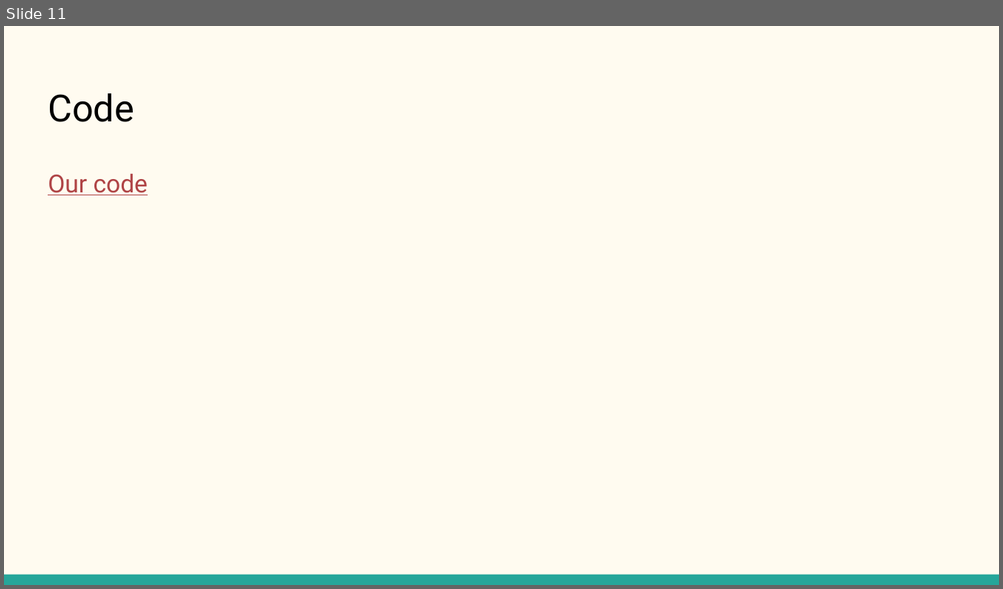
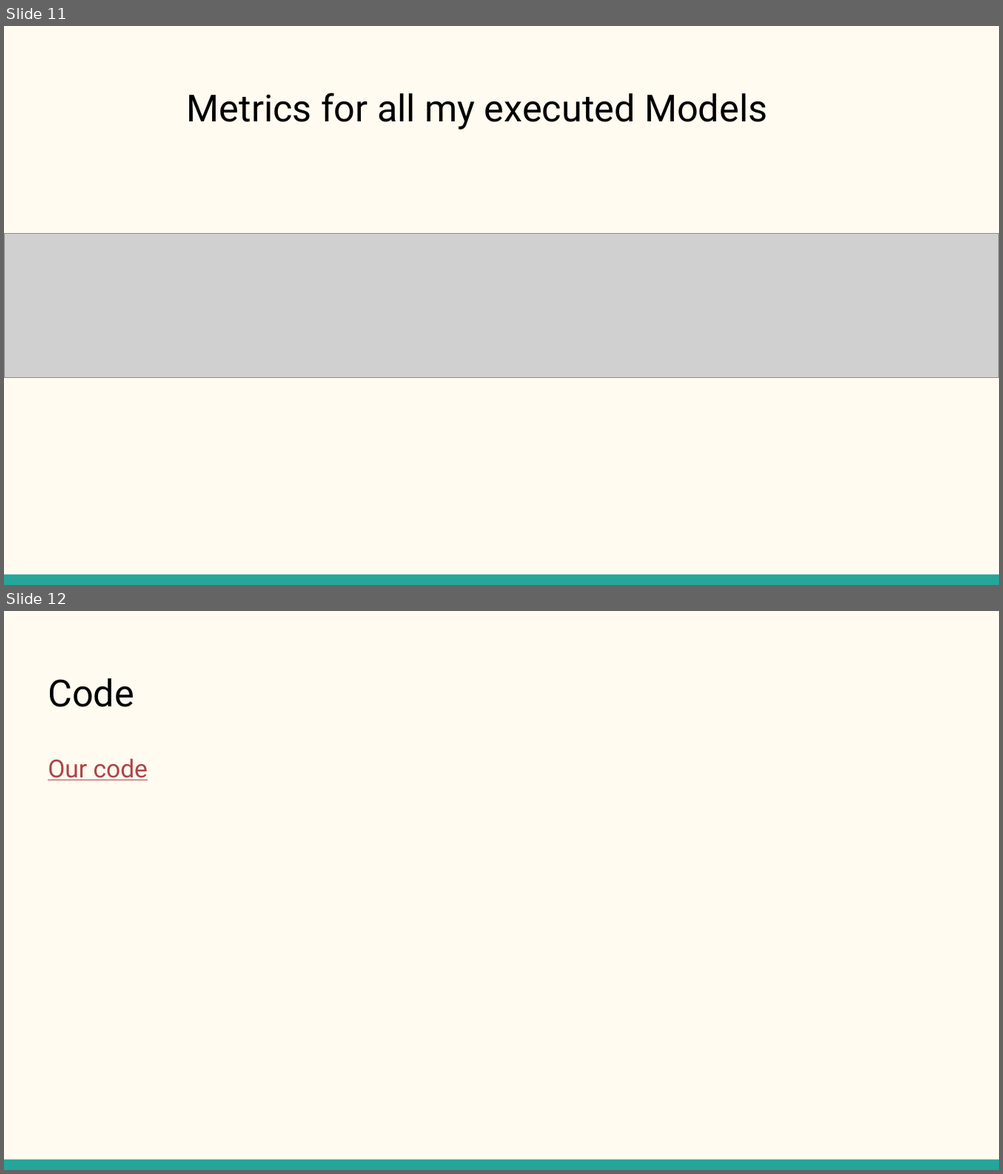
Before and after one commit to steventhestudent/CS4662_Project, a slide deck: Reports/CS 4662 Heart Failure Presentation.pptx. Shown one above the other, each under a label of ours: slide 11 before the commit, slides 11 and 12 after it. The pictures are 1003x589 and 1003x1174 pixels, drawn with LibreOffice and Linux fonts; fonts in the diff are those of the drawing; grey boxes stand for pictures. Boxes give left, top, right and bottom in pixels: in the first picture for what was removed or moved away, otherwise in the second. Text is boxed around its words. In the diff, an @@ line names an element or a change of style, - is before the commit and + after.

```diff
--- a/Reports/CS 4662 Heart Failure Presentation.pptx
+++ b/Reports/CS 4662 Heart Failure Presentation.pptx
@@ slide 11 added at (4, 26, 999, 585), background #FFFBF0; not listed: 1 template element that a slide beside it also shows @@
@@ title added at (187, 93, 767, 130), 27 pt, text #000000 @@
+Metrics for all my executed Models
@@ picture added at (4, 234, 999, 378) @@
@@ what was slide 11 is now slide 12 @@
```
Also in this commit, not shown: 2 slides changed, 4 other slides added, 4 slides removed, 4 other files.
